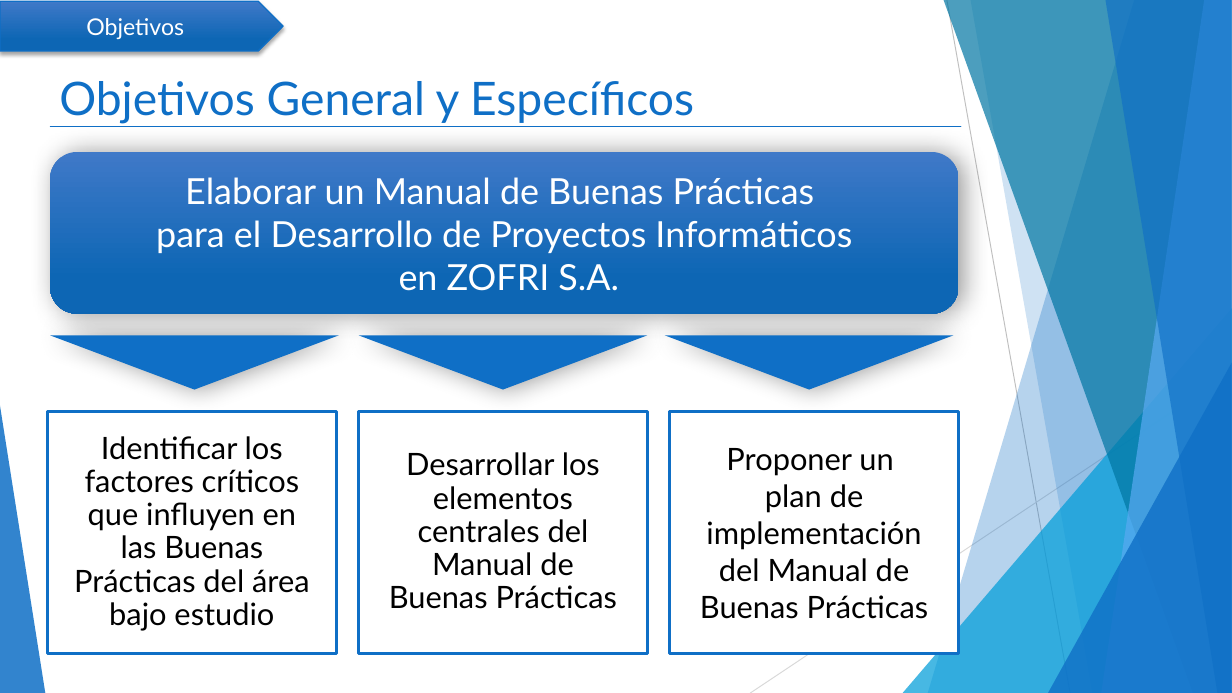
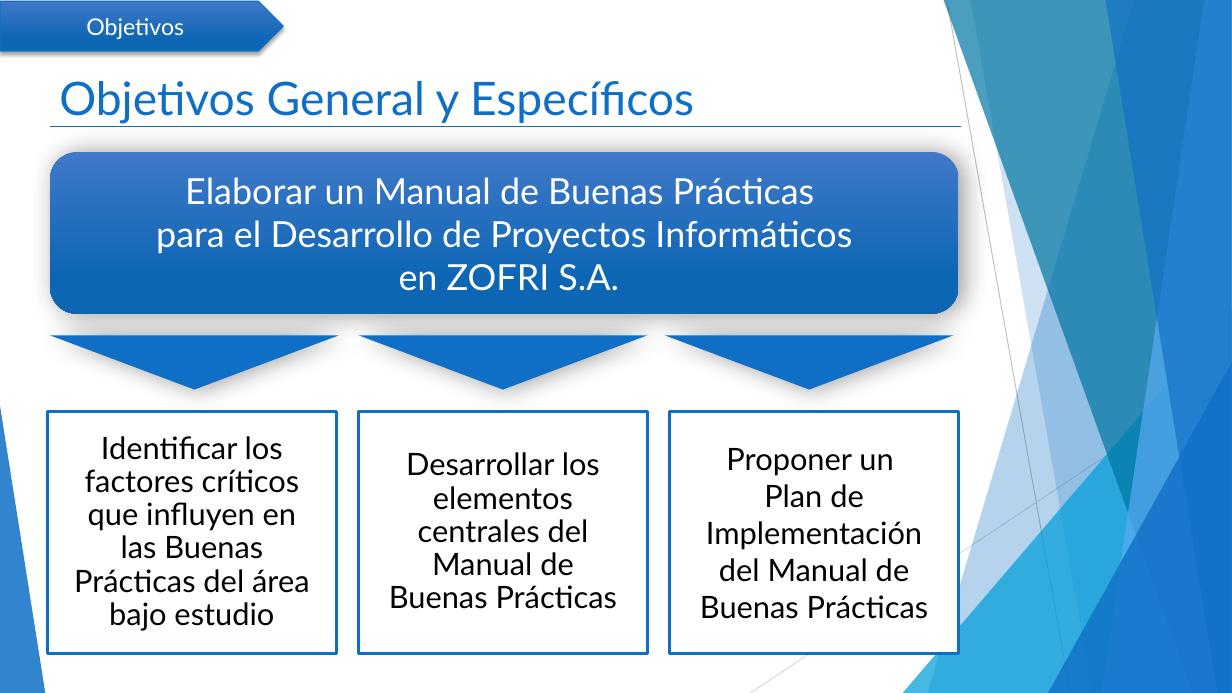
Before and after one commit to mcamara75/tituloUnap, a slide deck: slide 2 of 2018/TT IQQ 2018 Camara y Garay.pptx. Drawn at 1232x693 pixels with LibreOffice and Linux fonts; fonts in the diff are those of the drawing. Boxes give left, top, right and bottom in pixels: in the first picture for what was removed or moved away, otherwise in the second. Text is boxed around its words. In the diff, an @@ line names an element or a change of style, - is before the commit and + after.

```diff
--- a/2018/TT IQQ 2018 Camara y Garay.pptx
+++ b/2018/TT IQQ 2018 Camara y Garay.pptx
@@ text in rectangle at (x1=700, y1=484, x2=929, y2=619): text changed @@
-plan de implementación del Manual de Buenas Prácticas
+Plan de Implementación del Manual de Buenas Prácticas
```
Also in this commit, not shown: 1 other slide changed.
